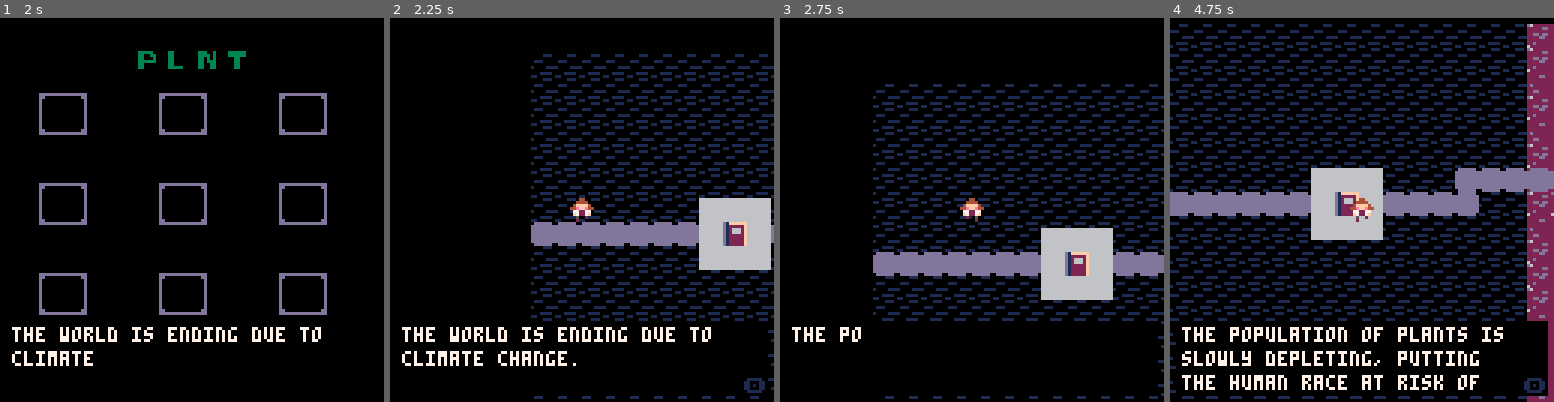
Above: before the commit, frames 1-4 (left to right).
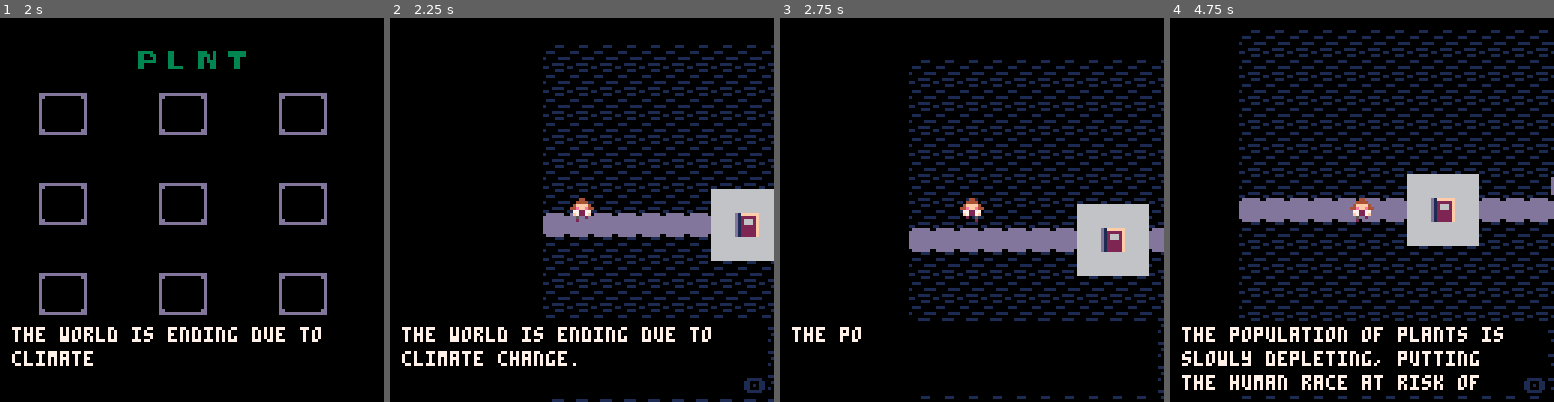
Above: after the commit, the same moments.

Repository: chelhuff/plnt
Game: PICO-8 cartridge plnt.p8
The game is run twice, just before and just after one commit, with the same random seed, the same clock (stepped at 60 frames per second) and the same inputs.
Inputs:
- Up to frame 1 (2 s): tap X (X key) at 0.33, 1.07, 1.85 s; tap O (Z key) at 0.7, 1.7 s; hold Right from 1.6 s (still down)
- Up to frame 2 (2.25 s): release Right at 2.1 s; tap O (Z key) at 2.1 s; hold Up from 2.15 s (still down)
- Up to frame 3 (2.75 s): release Up at 2.42 s; hold Right from 2.47 s (still down); tap O (Z key) at 2.5 s
- Up to frame 4 (4.75 s): tap O (Z key) every 0.4 s from 2.9 to 4.5 s; tap X (X key) at 2.97, 4.08 s; release Right at 3.03 s; hold Left 3.08-3.58 s; hold Down 3.63-3.97 s; hold Right 4.02-4.68 s; hold Up from 4.73 s (still down)

Frame 1 is identical in both runs. In frame 2, 21% of the frame differs, in the area x 36-100%, y 7-100%; in frame 3, 28%; in frame 4, 36%, in the area x 0-100%, y 1-100%.

Commit message:
fivehead

Diff:
--- a/plnt.p8
+++ b/plnt.p8
@@ -162,7 +162,7 @@
 
 --used for character animation
 player.sprite = 0
-player.speed = 2
+player.speed = 1
 player.moving = false
 
 -------------------------------------------
@@ -204,6 +204,16 @@
 ghost.y = 170
 ghost.direction = 1
 ghost.sprite = 23
+
+-------------------------------------------
+--cactus object
+-------------------------------------------
+cactus = {}
+
+cactus.x = 128
+cactus.y = 170
+cactus.sprite = 70
+cactus.inventory_sprite = 255
 
 -------------------------------------------
 --menu
@@ -301,6 +311,7 @@
     spr(17, 18, 20)
     spr(18, 24, 20)
     spr(32, 10, 27)
+    spr(cactus.inventory_sprite, 18, 27)
     spr(34, 26, 27)
     spr(48, 10, 34)
     spr(49, 18, 34)
@@ -460,7 +471,8 @@
     end
 
     move_enemies()
-    draw_flowers()
+    --draw_flowers()
+    render_plants()
 end
 
 --camera panning
@@ -471,6 +483,7 @@
     spr(spider.sprite, spider.x, spider.y)
     spr(crab.sprite, crab.x, crab.y)
     spr(player.sprite, player.x, player.y)
+    spr(cactus.sprite, cactus.x, cactus.y)
     camera()
 end
 
@@ -484,6 +497,16 @@
         player.sprite = 0
     end
     cls()
+end
+
+-------------------------------------------
+--plant rendering
+-------------------------------------------
+function render_plants()
+    if (player.x == cactus.x) and (player.y == cactus.y) then
+        cactus.sprite = 255
+        cactus.inventory_sprite = 70
+    end
 end
 
 -------------------------------------------
